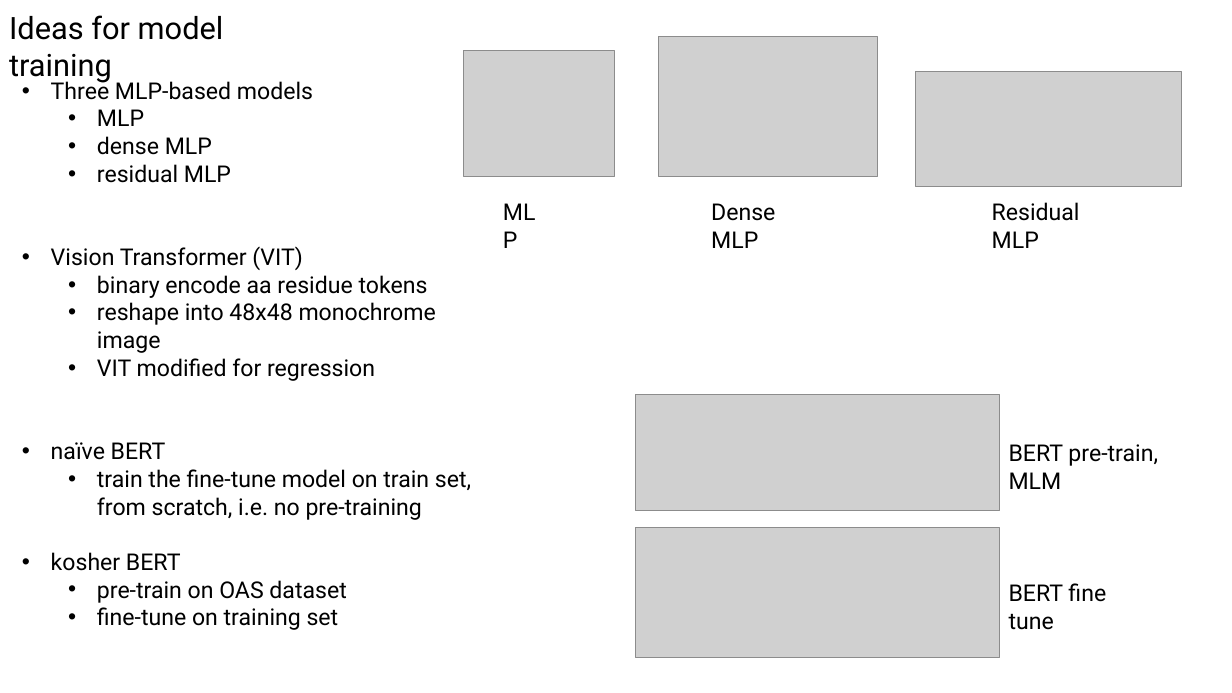
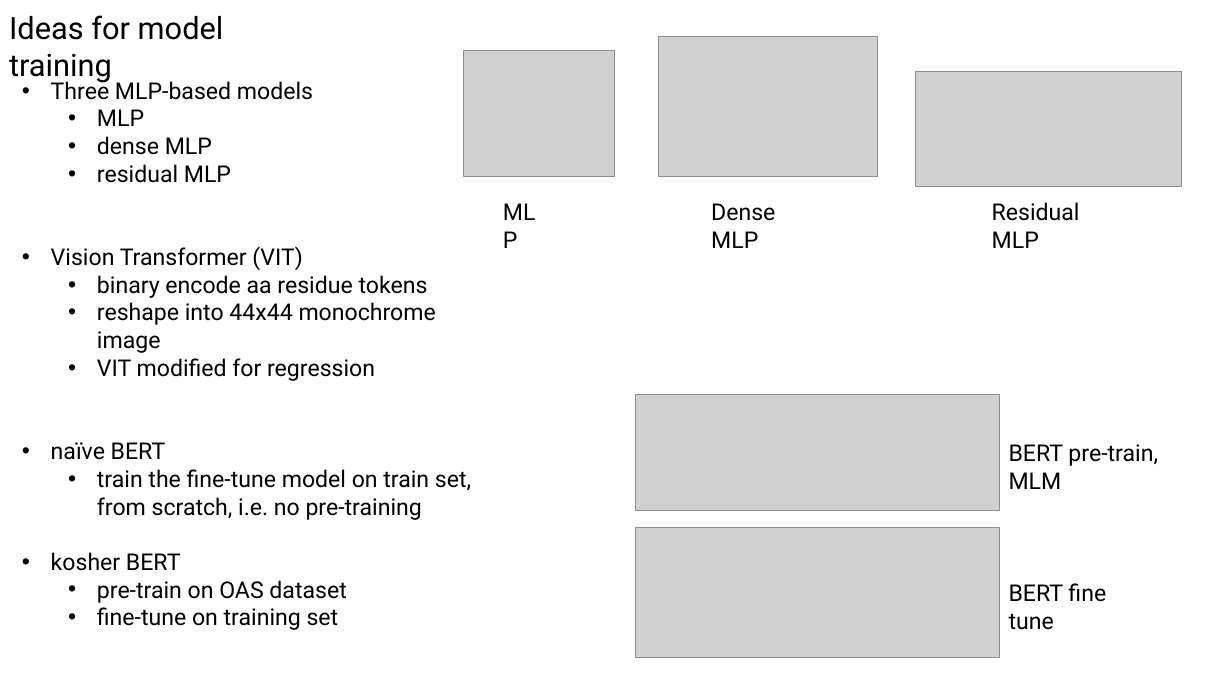
Before and after one commit to planaria158/BERT-antibody-antigen-binding-energy, a slide deck: slide 5 of Homework-aAlphaBio.pptx (slide 6 before the commit). Drawn at 1232x693 pixels with LibreOffice and Linux fonts; fonts in the diff are those of the drawing; grey boxes stand for pictures. Boxes give left, top, right and bottom in pixels: in the first picture for what was removed or moved away, otherwise in the second. Text is boxed around its words. In the diff, an @@ line names an element or a change of style, - is before the commit and + after.

```diff
--- a/Homework-aAlphaBio.pptx
+++ b/Homework-aAlphaBio.pptx
@@ text at box(97, 302, 436, 353): text changed @@
-  • reshape into 48x48 monochrome image
+  • reshape into 44x44 monochrome image
```
Also in this commit, not shown: 6 other slides changed, 3 slides added, 2 slides removed.
